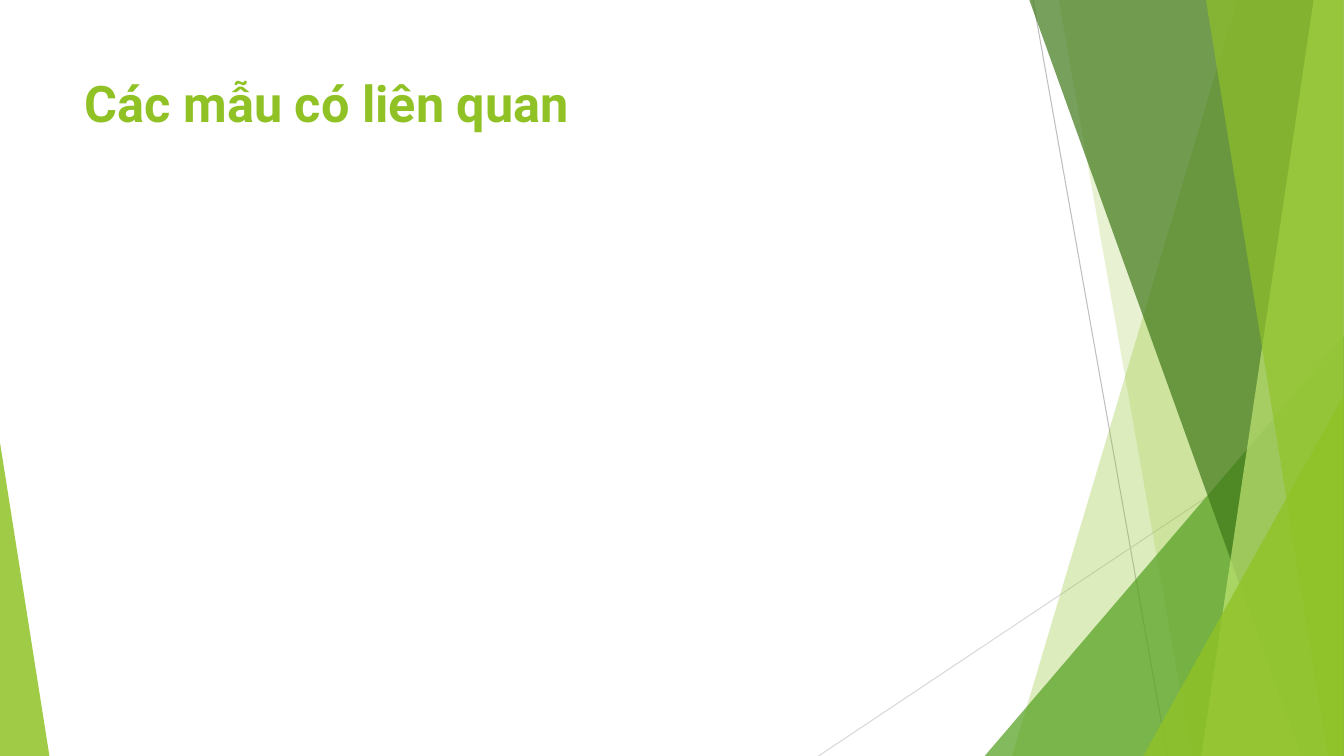
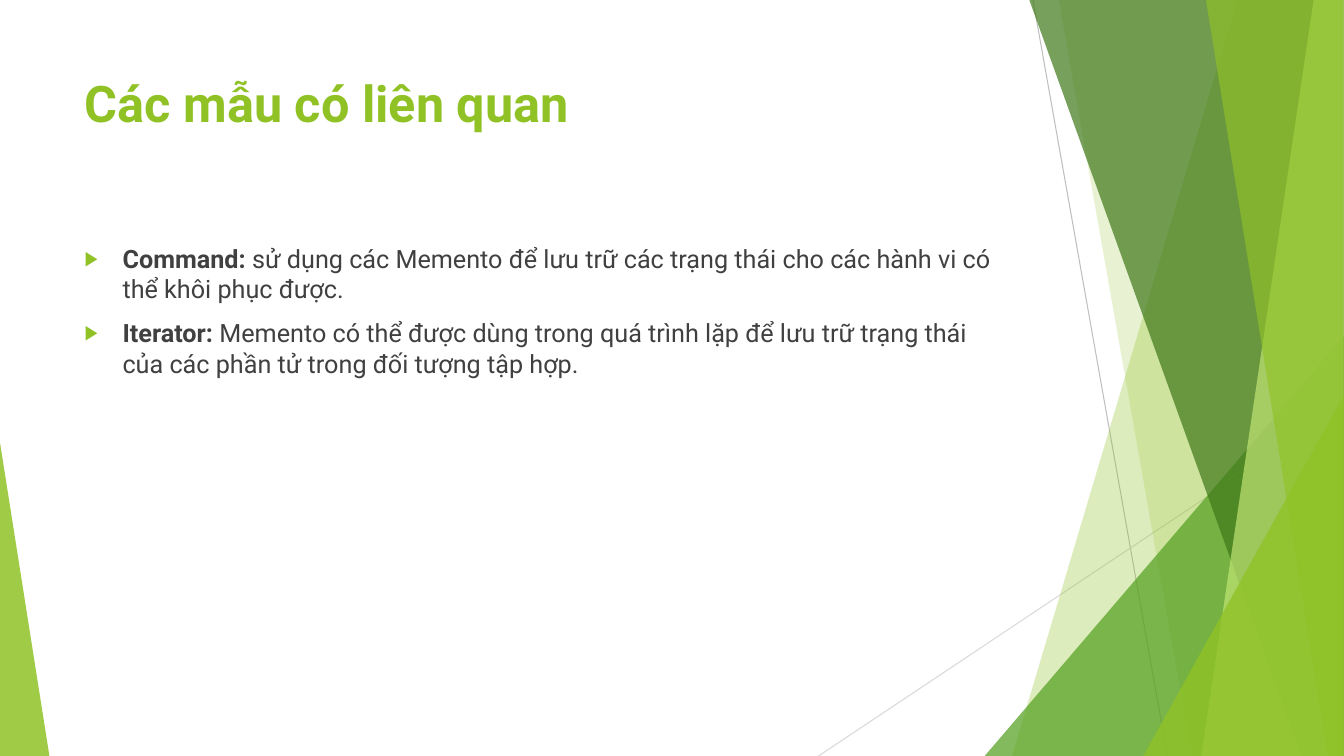
Before and after one commit to ChrisJamison/design_pattern, a slide deck: slide 10 of Báo cáo cuối kỳ/18. Memento/Slide.pptx (slide 11 before the commit). Drawn at 1344x756 pixels with LibreOffice and Linux fonts; fonts in the diff are those of the drawing. Boxes give left, top, right and bottom in pixels: in the first picture for what was removed or moved away, otherwise in the second. Text is boxed around its words. In the diff, an @@ line names an element or a change of style, - is before the commit and + after.

Commit message:
Cập nhật Memento (chưa có demo)

```diff
--- a/Báo cáo cuối kỳ/18. Memento/Slide.pptx
+++ b/Báo cáo cuối kỳ/18. Memento/Slide.pptx
@@ text added at [123,247,991,379], 18 pt, text #404040 @@
+▶ Command: sử dụng các Memento để lưu trữ các trạng thái cho các hành vi có thể khôi phục được.
+▶ Iterator: Memento có thể được dùng trong quá trình lặp để lưu trữ trạng thái của các phần tử trong đối tượng tập hợp.
```
Also in this commit, not shown: 9 other slides changed, 1 slide added, 2 slides removed, 4 other files.
